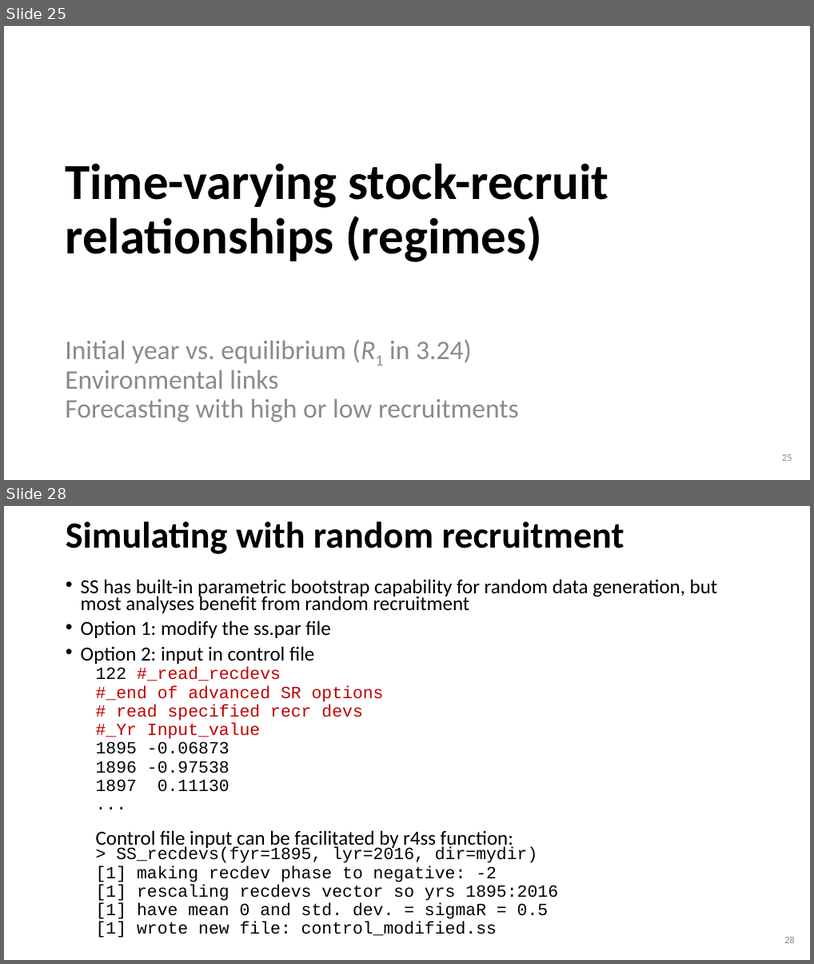
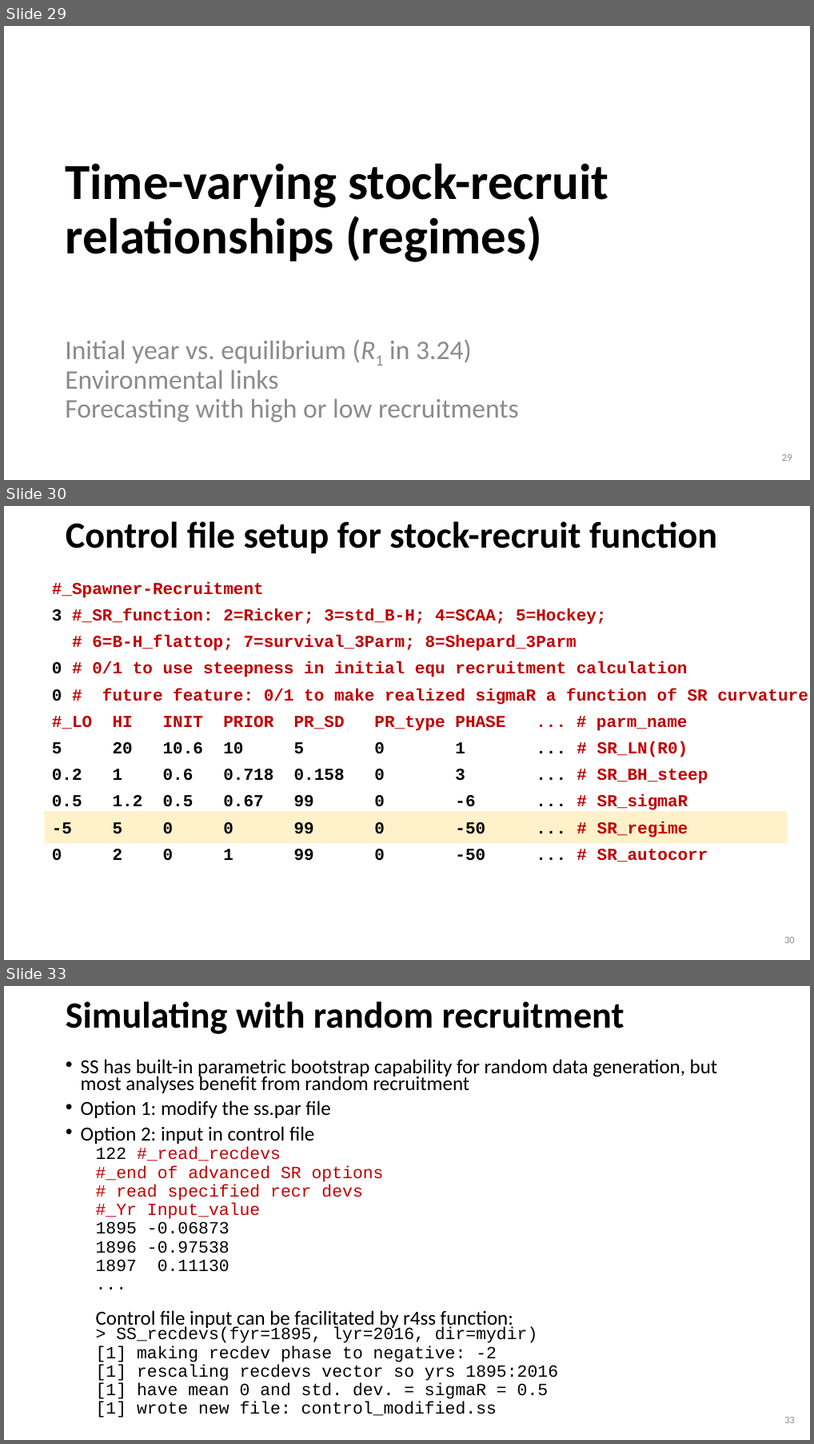
Before and after one commit to iantaylor-NOAA/SSrecruitment, a slide deck: Modeling Recruitment in Stock Synthesis.pptx. Shown one above the other, each under a label of ours: slides 25 and 28 before the commit, slides 29, 30 and 33 after it; the slides between them are not shown. The pictures are 814x964 and 814x1444 pixels, drawn with LibreOffice and Linux fonts; fonts in the diff are those of the drawing. Boxes give left, top, right and bottom in pixels: in the first picture for what was removed or moved away, otherwise in the second. Text is boxed around its words. In the diff, an @@ line names an element or a change of style, - is before the commit and + after.

```diff
--- a/Modeling Recruitment in Stock Synthesis.pptx
+++ b/Modeling Recruitment in Stock Synthesis.pptx
@@ slide 30 added at (x1=4, y1=506, x2=810, y2=960), background #FFFFFF @@
@@ title added at (x1=66, y1=521, x2=718, y2=554), 44 pt, text #000000, bold @@
+Control file setup for stock-recruit function
@@ text added at (x1=52, y1=582, x2=809, y2=862), 20 pt, text #C00000, bold @@
+#_Spawner-Recruitment
+3 #_SR_function: 2=Ricker; 3=std_B-H; 4=SCAA; 5=Hockey;
+# 6=B-H_flattop; 7=survival_3Parm; 8=Shepard_3Parm
+0 # 0/1 to use steepness in initial equ recruitment calculation
+0 # future feature: 0/1 to make realized sigmaR a function of SR curvature
+#_LO HI INIT PRIOR PR_SD PR_type PHASE ... # parm_name
+5 20 10.6 10 5 0 1 ... # SR_LN(R0)
+0.2 1 0.6 0.718 0.158 0 3 ... # SR_BH_steep
+0.5 1.2 0.5 0.67 99 0 -6 ... # SR_sigmaR
+-5 5 0 0 99 0 -50 ... # SR_regime
+0 2 0 1 99 0 -50 ... # SR_autocorr
@@ rectangle added at (x1=45, y1=811, x2=788, y2=843), fill #FFE699 at 50% opacity @@
@@ page number added at (x1=785, y1=936, x2=795, y2=943), 12 pt, text #8C8C8C @@
+30
@@ what was slide 25 is now slide 29 @@
@@ what was slide 28 is now slide 33 @@
@@ page number at (x1=785, y1=1416, x2=795, y2=1423): text changed @@
-28
+33
```
Also in this commit, not shown: 6 slides changed, 6 other slides added, 3 slides removed, 1 other file.
